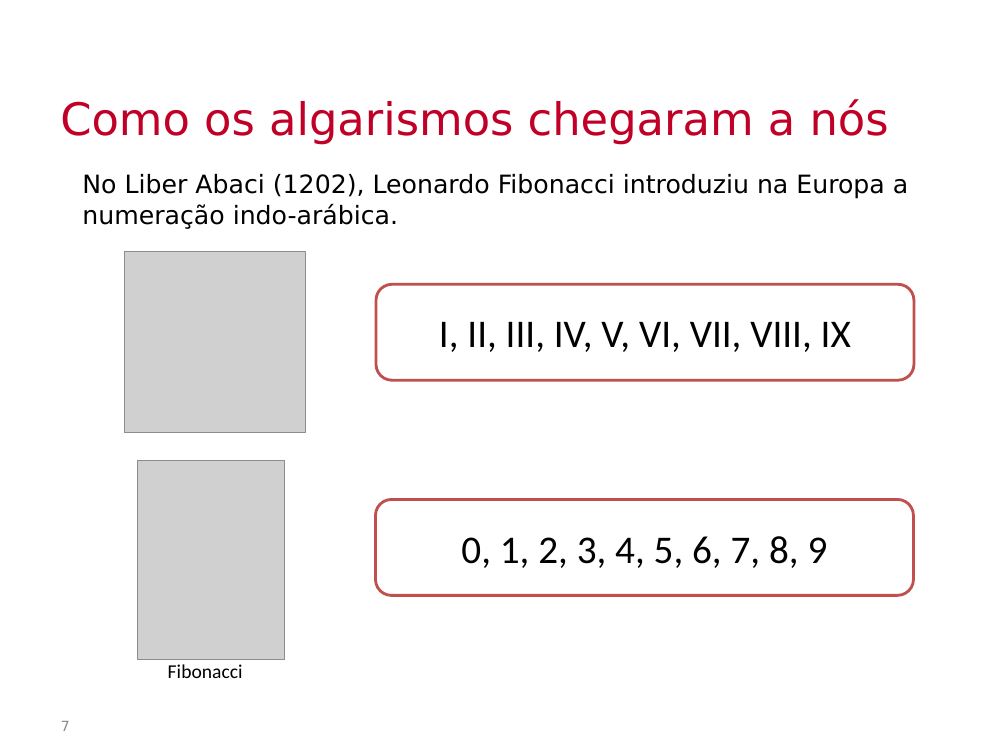
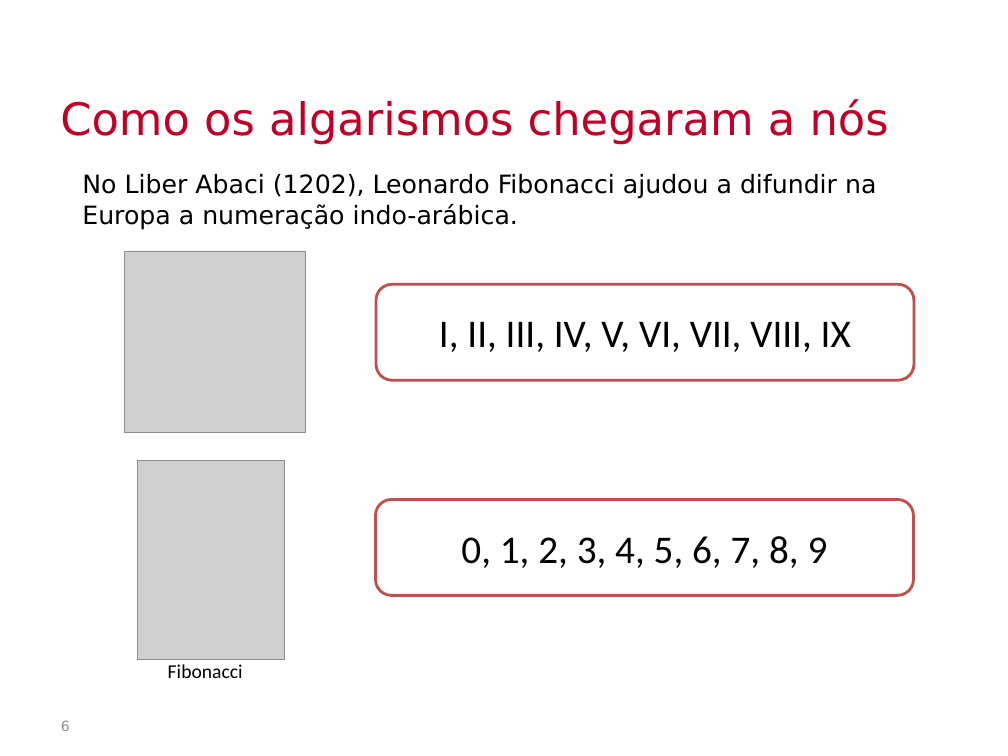
Before and after one commit to Insper/bits-e-proc, a slide deck: slide 6 of docs-src/slides/conteudoDadosDigitais.pptx (slide 7 before the commit). Drawn at 1008x756 pixels with LibreOffice and Linux fonts; fonts in the diff are those of the drawing; grey boxes stand for pictures; background and template pictures are left out. Boxes give left, top, right and bottom in pixels: in the first picture for what was removed or moved away, otherwise in the second. Text is boxed around its words. In the diff, an @@ line names an element or a change of style, - is before the commit and + after.

```diff
--- a/docs-src/slides/conteudoDadosDigitais.pptx
+++ b/docs-src/slides/conteudoDadosDigitais.pptx
@@ text at (x1=82, y1=174, x2=876, y2=230): text changed @@
-No Liber Abaci (1202), Leonardo Fibonacci introduziu na Europa a numeração indo-arábica.
+No Liber Abaci (1202), Leonardo Fibonacci ajudou a difundir na Europa a numeração indo-arábica.
@@ page number at (x1=61, y1=720, x2=70, y2=731): text changed @@
-7
+6
```
Also in this commit, not shown: 17 other slides changed, 2 slides added, 2 slides removed, 1 other file.
